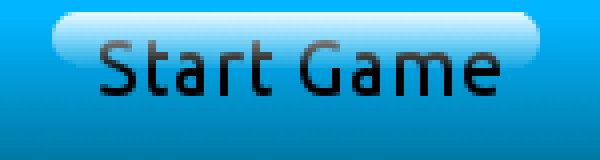
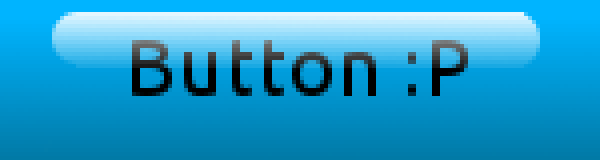
Comparing the layer stacks of the two 600×160 images. Changes:
renamed "Start Game" to "Button :P", painted on it over [left=100, top=40, right=500, bottom=96]
